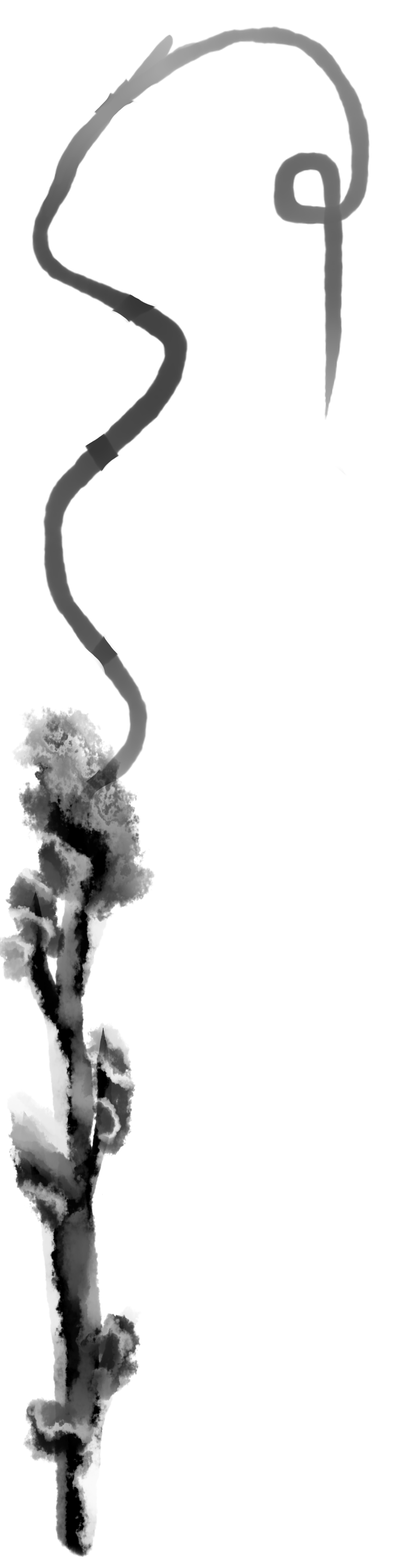
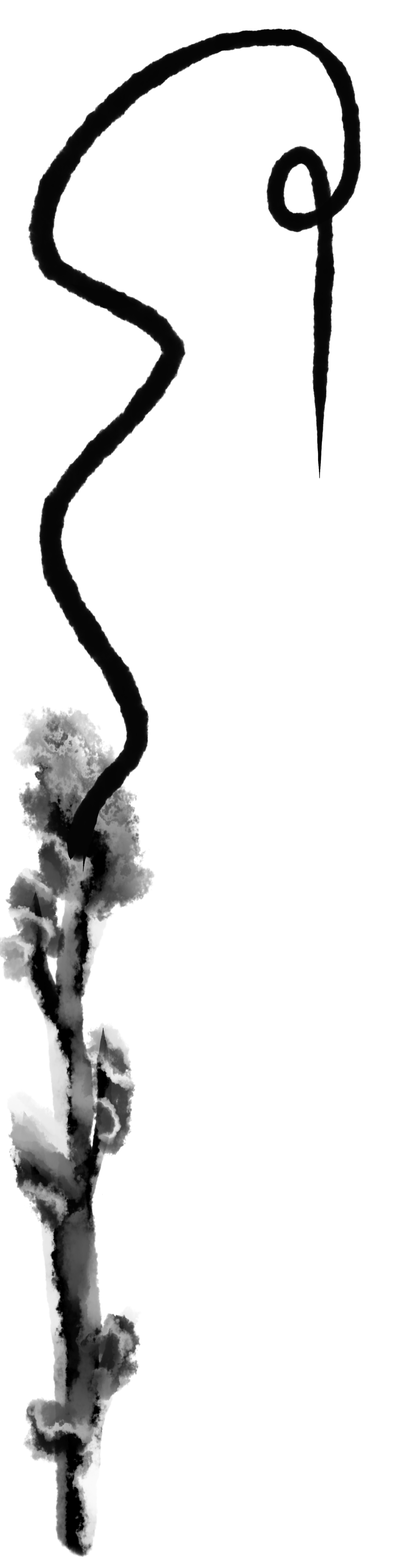
Comparing the layer stacks of the two 402 x 1568 images. Changes:
removed group "rough" (2 layers) over [27, 25, 370, 885]
added layer "レイヤー8" above "geteken" over [27, 28, 362, 874]
hid "geteken", opacity 100% → 54%, moved it out of group "rough" over [31, 25, 370, 885]
moved "レイヤー7" out of group "rough", painted on it over [58, 705, 150, 885]
